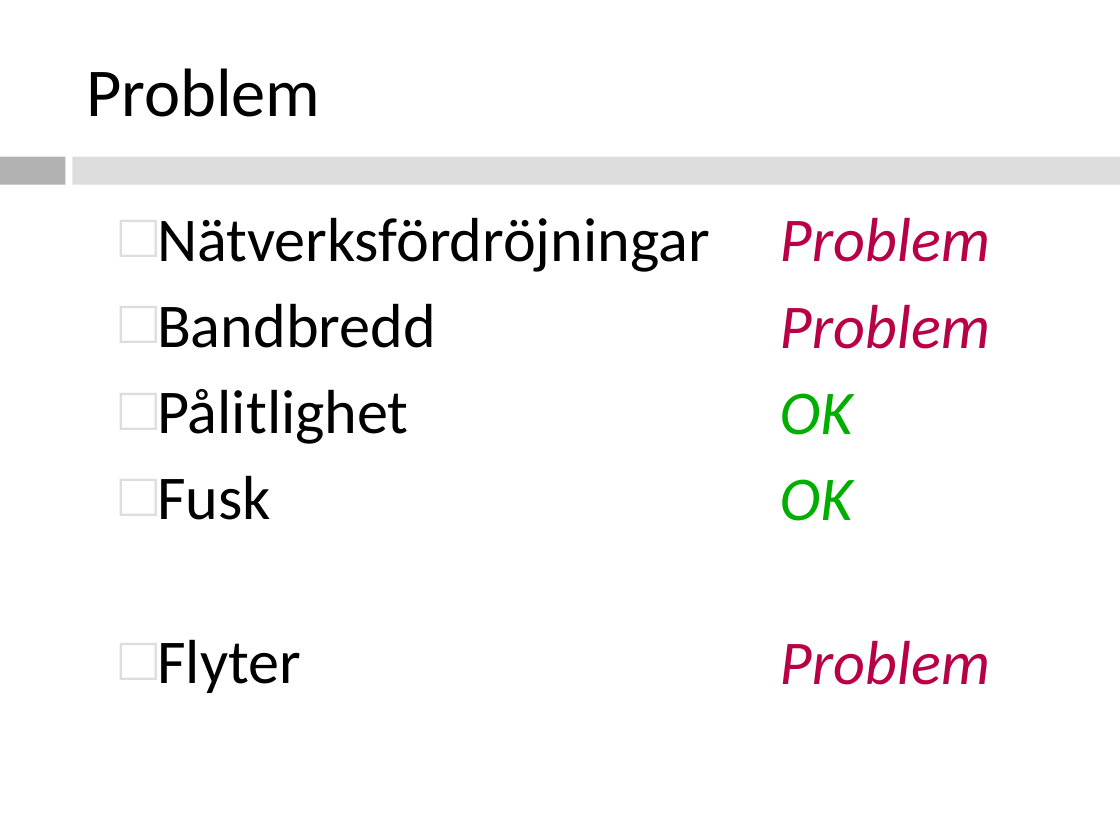
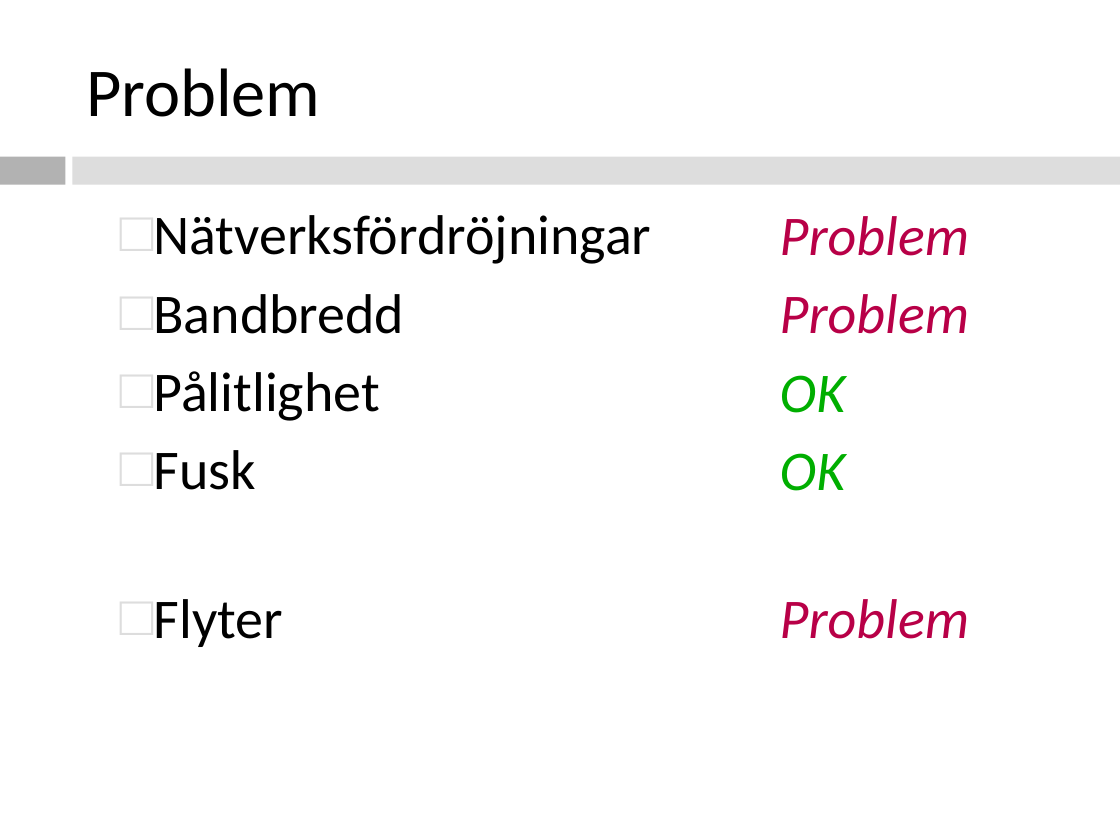
Before and after one commit to southor/planet, a slide deck: slide 6 of presentation/Natverksspel.ppt. Drawn at 1120x840 pixels with LibreOffice and Linux fonts; fonts in the diff are those of the drawing. Boxes give left, top, right and bottom in pixels: in the first picture for what was removed or moved away, otherwise in the second. Text is boxed around its words. In the diff, an @@ line names an element or a change of style, - is before the commit and + after.

```diff
--- a/presentation/Natverksspel.ppt
+++ b/presentation/Natverksspel.ppt
@@ text "Nätverksfördröjningar" at (153, 215, 651, 647): size 40 to 36 pt @@
@@ text "Problem" at (780, 216, 969, 639): size 40 to 36 pt @@
```
Also in this commit, not shown: 5 other slides changed, 4 other files.
